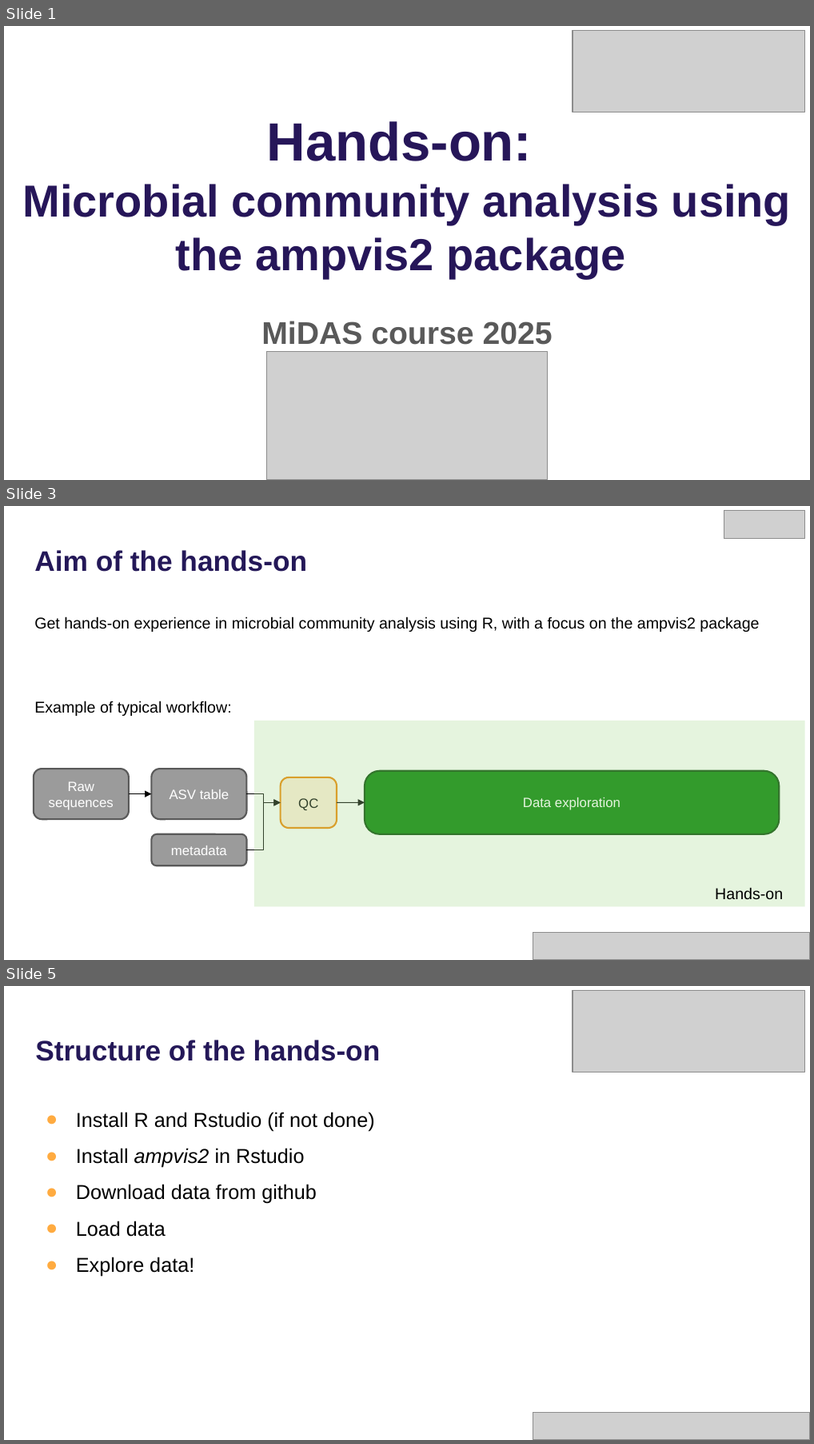
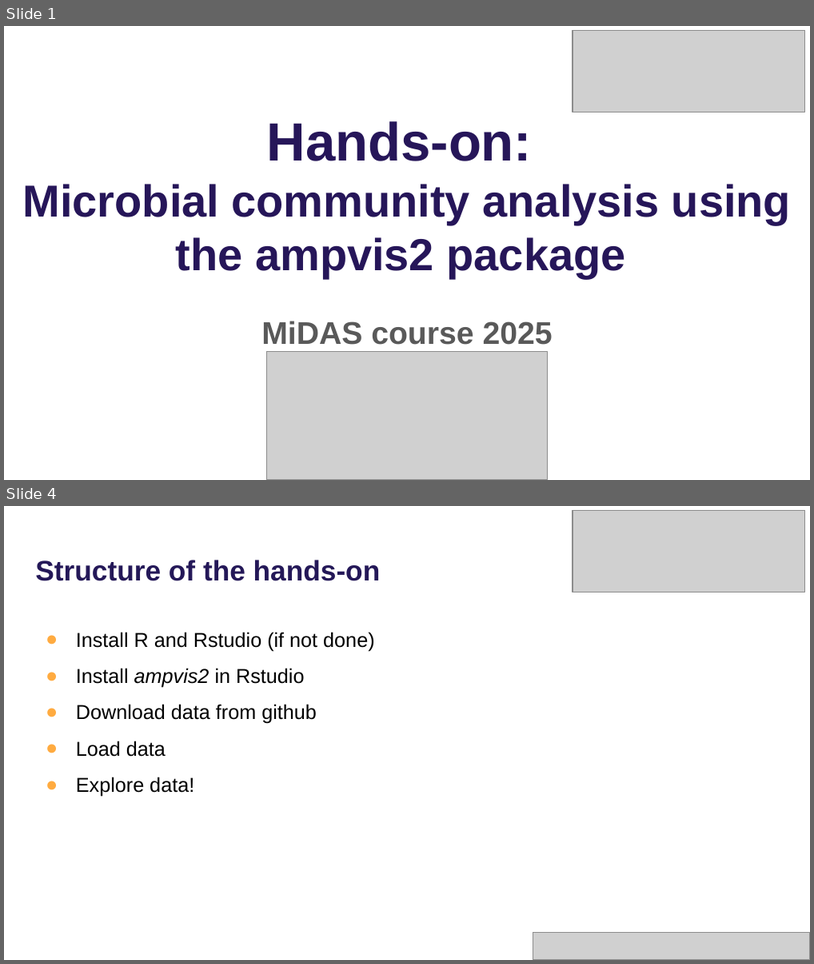
Before and after one commit to mpeces/MiDAS_course_2025, a slide deck: presentations/Hands-on_Setup.pptx. Shown one above the other, each under a label of ours: slides 1, 3 and 5 before the commit, slides 1 and 4 after it; the slides between them are not shown. The pictures are 814x1444 and 814x964 pixels, drawn with LibreOffice and Linux fonts; fonts in the diff are those of the drawing; grey boxes stand for pictures; background and template pictures are left out. Boxes give left, top, right and bottom in pixels: in the first picture for what was removed or moved away, otherwise in the second. Text is boxed around its words. In the diff, an @@ line names an element or a change of style, - is before the commit and + after.

```diff
--- a/presentations/Hands-on_Setup.pptx
+++ b/presentations/Hands-on_Setup.pptx
@@ slide 3 removed at [4,506,810,960], background #FFFFFF @@
@@ picture removed at [724,510,806,538] @@
@@ title removed at [34,550,307,572] @@
-Aim of the hands-on
@@ text removed at [34,616,759,632] @@
-Get hands-on experience in microbial community analysis using R, with a focus on the ampvis2 package
@@ text removed at [34,700,232,716] @@
-Example of typical workflow:
@@ rectangle removed at [254,720,805,907] @@
@@ group removed at [34,768,779,866]: 5 rounded rectangles, 2 arrows, 2 elbow arrows @@
-Raw sequences
-ASV table
-QC
-Data exploration
-metadata
@@ text removed at [715,887,783,900] @@
-Hands-on
@@ picture removed at [533,932,810,959] @@
@@ what was slide 5 is now slide 4 @@
```
Also in this commit, not shown: 7 slides changed, 1 slide added, 6 other slides removed, 1 other file.
